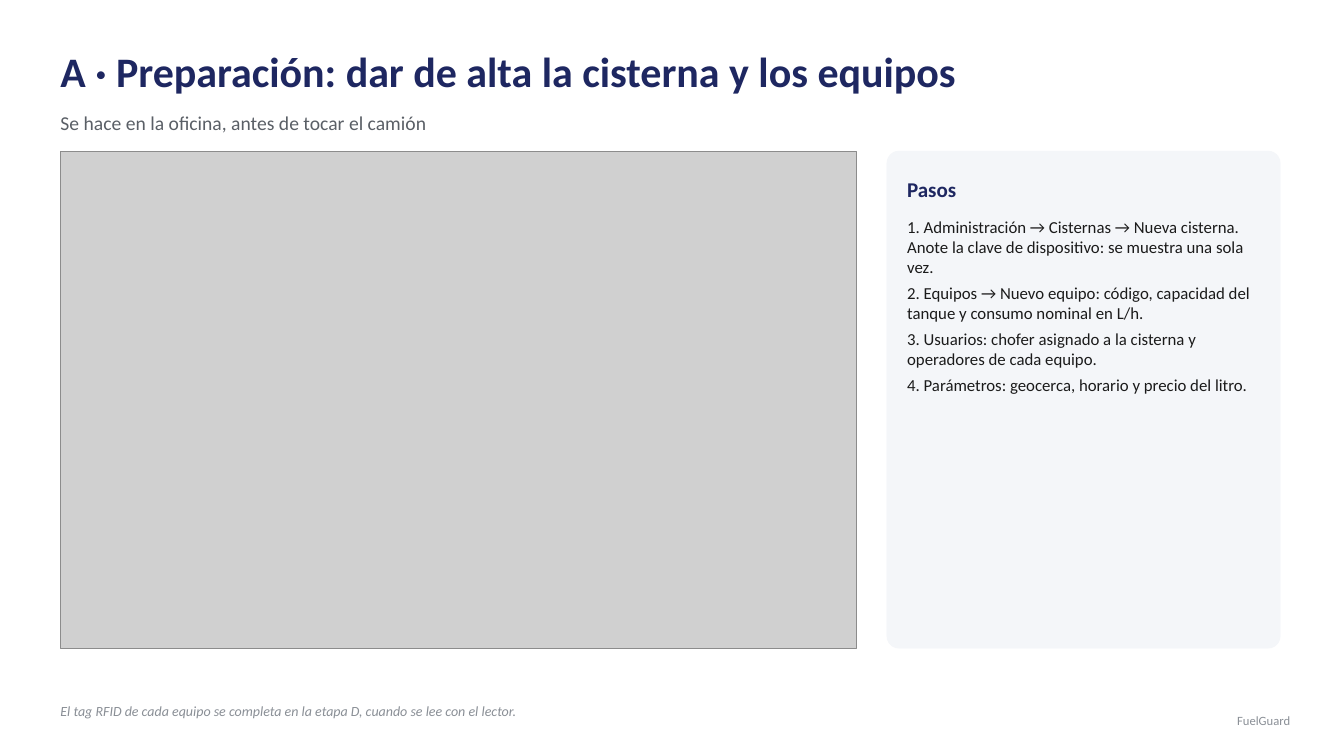
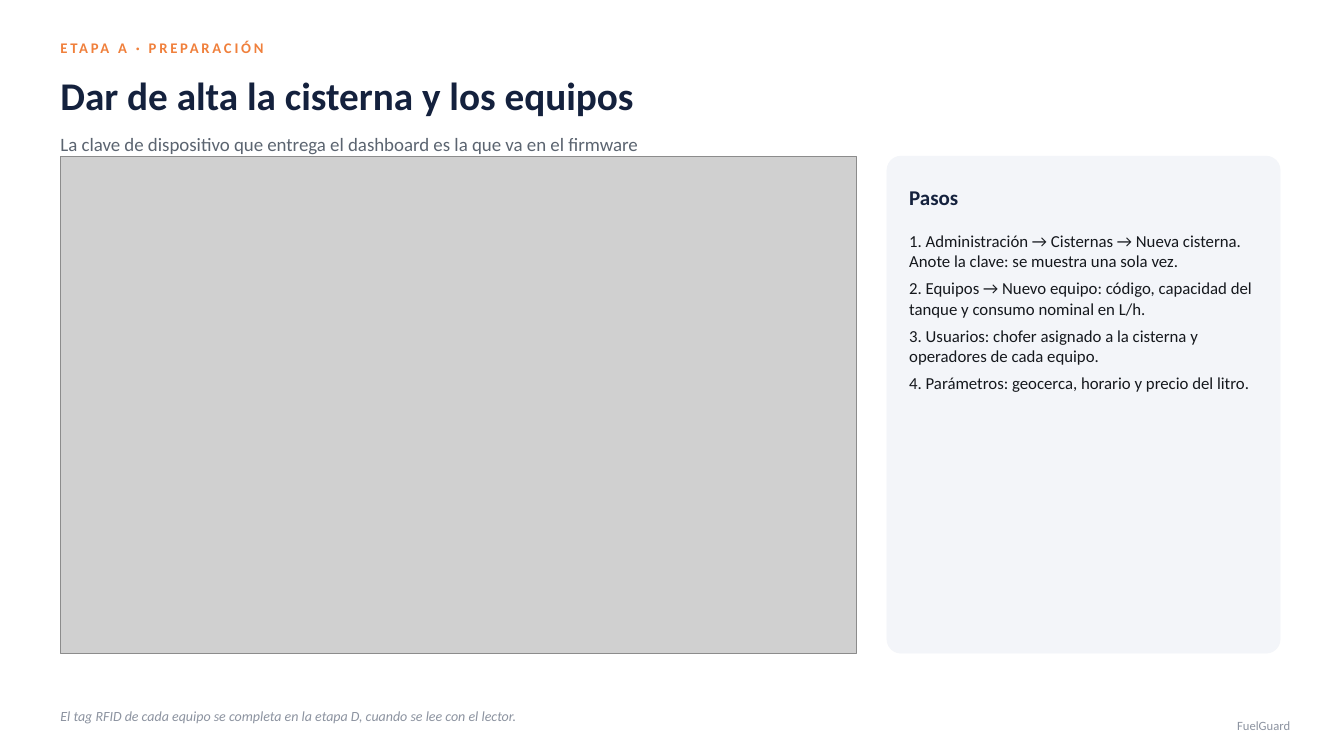
Before and after one commit to ESZO1989/FUELGUARD, a slide deck: slide 5 of docs/presentaciones/FuelGuard-Guia-Instalacion.pptx (slide 4 before the commit). Drawn at 1344x756 pixels with LibreOffice and Linux fonts; fonts in the diff are those of the drawing; grey boxes stand for pictures. Boxes give left, top, right and bottom in pixels: in the first picture for what was removed or moved away, otherwise in the second. Text is boxed around its words. In the diff, an @@ line names an element or a change of style, - is before the commit and + after.

```diff
--- a/docs/presentaciones/FuelGuard-Guia-Instalacion.pptx
+++ b/docs/presentaciones/FuelGuard-Guia-Instalacion.pptx
@@ text added at <box>118,43,127,53</box>, 10.5 pt, text #F0803C, bold @@
+ETAPA A · PREPARACIÓN
@@ text at <box>60,82,634,116</box>: text changed; size 30 to 28 pt; text colour #1E2761 to #14213D @@
-A · Preparación: dar de alta la cisterna y los equipos
+Dar de alta la cisterna y los equipos
@@ text removed at <box>60,116,426,133</box> @@
-Se hace en la oficina, antes de tocar el camión
@@ text added at <box>60,138,637,157</box>, 13.5 pt, text #5B6470 @@
+La clave de dispositivo que entrega el dashboard es la que va en el firmware
@@ picture: place and size @@
-picture at <box>60,151,857,648</box>
+picture at <box>60,156,857,653</box>
@@ rounded rectangle: place and size @@
-rounded rectangle at <box>887,151,1280,648</box>
+rounded rectangle at <box>887,156,1280,653</box>
@@ rounded rectangle at <box>887,156,1280,653</box>: fill #F4F6F9 to #F3F5F9; outline #F4F6F9 0.5 pt to #F3F5F9 0.5 pt; proportions changed @@
@@ text "Pasos": place and size @@
-text "Pasos" at <box>907,183,956,197</box>
+text "Pasos" at <box>909,191,958,205</box>
@@ text "Pasos" at <box>909,191,958,205</box>: text colour #1E2761 to #14213D @@
@@ text at <box>909,235,1241,267</box>: text changed; text colour #1B1B1B to #15181D @@
-1. Administración → Cisternas → Nueva cisterna. Anote la clave de dispositivo: se muestra una sola vez.
+1. Administración → Cisternas → Nueva cisterna. Anote la clave: se muestra una sola vez.
@@ text "1. Administración → Cisternas → ...": place and size @@
-text "1. Administración → Cisternas → ..." at <box>907,221,1250,394</box>
+text "1. Administración → Cisternas → ..." at <box>909,235,1252,392</box>
@@ text at <box>909,282,1252,392</box>: text colour #1B1B1B to #15181D in "2. Equipos → Nuevo equipo: código, capacidad ...", "3. Usuarios: chofer asignado a la cisterna ...", "4. Parámetros: geocerca, horario y precio del ..."; more space between paragraphs @@
@@ text "El tag RFID de cada ..." at <box>60,711,516,724</box>: text colour #8A8F96 to #8C93A0 @@
@@ text "FuelGuard" at <box>1237,721,1290,730</box>: text colour #8A8F96 to #8C93A0 @@
```
Also in this commit, not shown: 16 other slides changed, 10 slides added, 9 other files.
